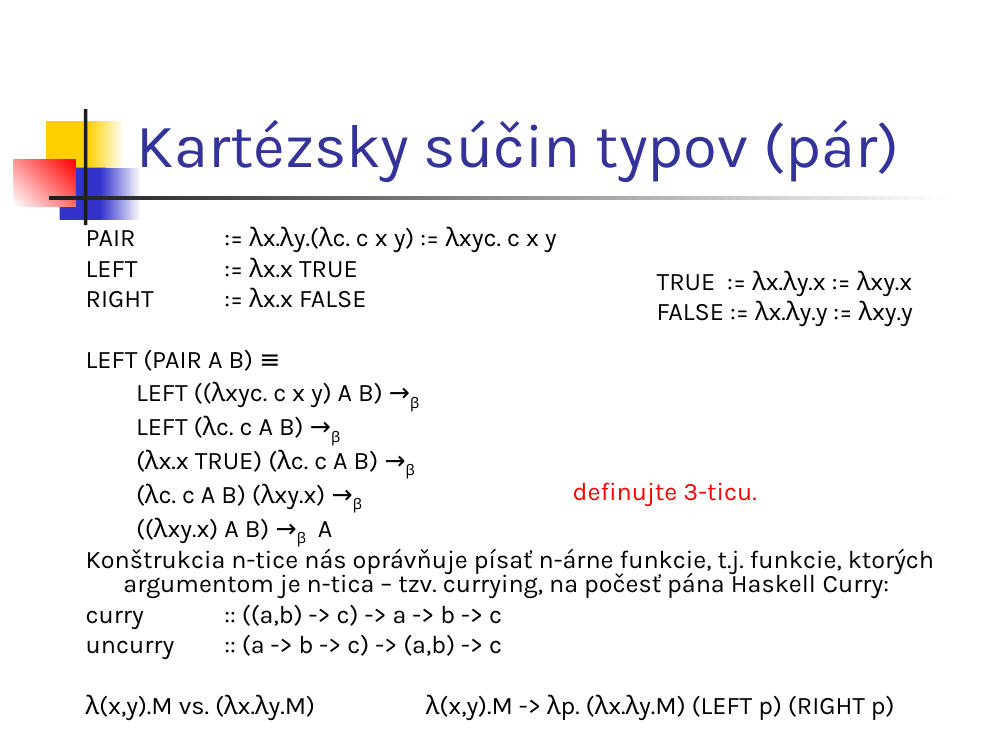
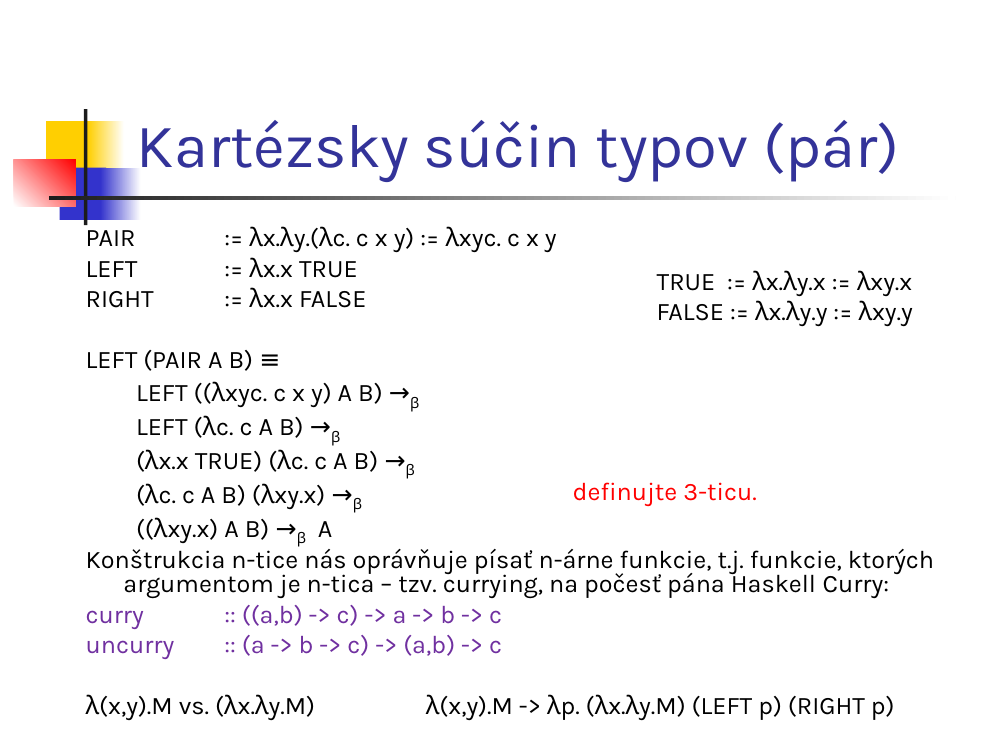
Before and after one commit to Funkcionalne/Prednasky, a slide deck: slide 14 of 06/06_fpro.ppt. Drawn at 1008x756 pixels with LibreOffice and Linux fonts; fonts in the diff are those of the drawing. Boxes give left, top, right and bottom in pixels: in the first picture for what was removed or moved away, otherwise in the second. Text is boxed around its words. In the diff, an @@ line names an element or a change of style, - is before the commit and + after.

```diff
--- a/06/06_fpro.ppt
+++ b/06/06_fpro.ppt
@@ text at (86,605,502,659): text colour #000000 to #7030A0 in "curry :: ((a,b) -> c) -> a ...", "uncurry :: (a -> b -> c) ..." @@
```
Also in this commit, not shown: 3 other slides changed, 1 other file.
